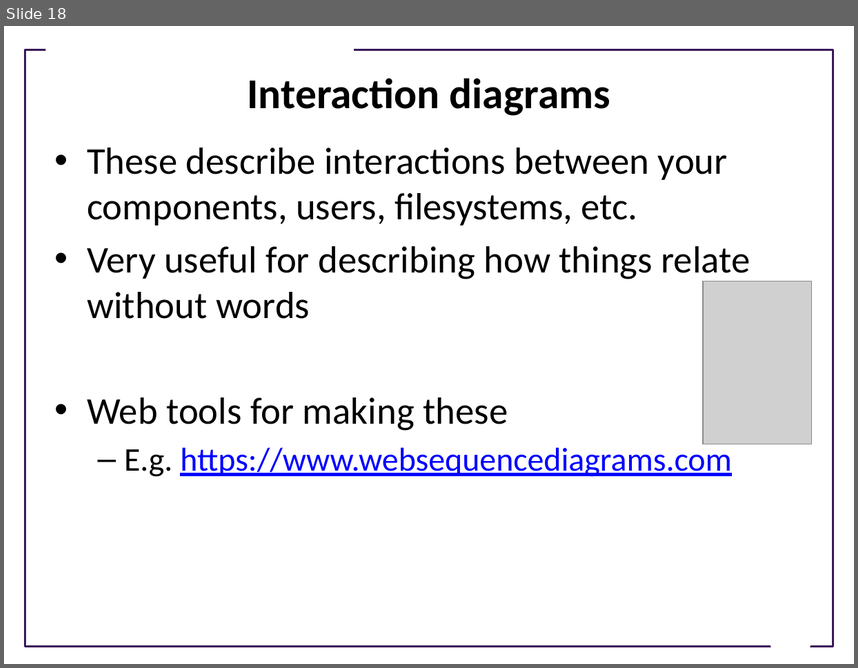
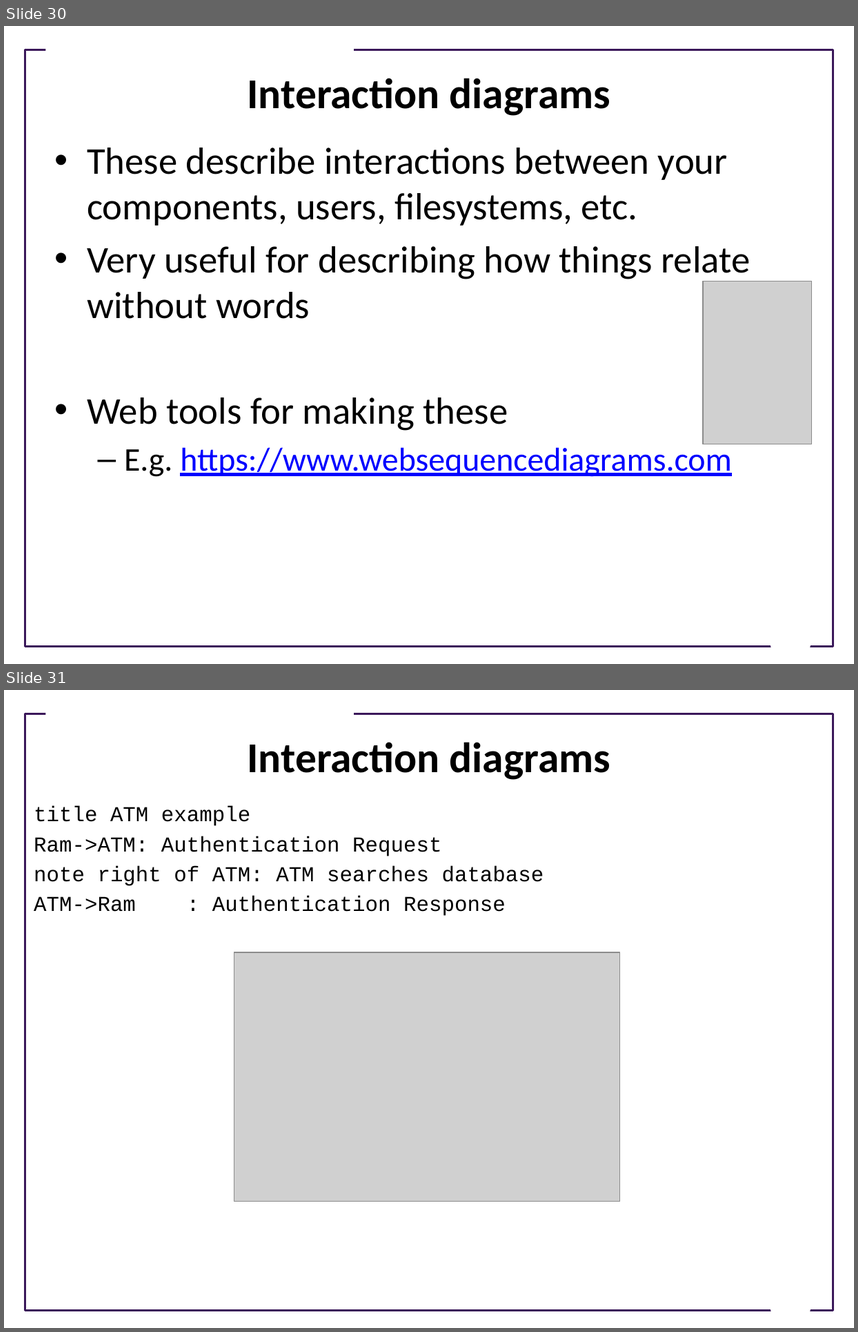
Before and after one commit to UWDIRECT/UWDIRECT.github.io, a slide deck: Wi21_content/SEDS/L10.Software_Design.pptx. Shown one above the other, each under a label of ours: slide 18 before the commit, slides 30 and 31 after it. The pictures are 858x668 and 858x1332 pixels, drawn with LibreOffice and Linux fonts; fonts in the diff are those of the drawing; grey boxes stand for pictures; background and template pictures are left out. Boxes give left, top, right and bottom in pixels: in the first picture for what was removed or moved away, otherwise in the second. Text is boxed around its words. In the diff, an @@ line names an element or a change of style, - is before the commit and + after.

```diff
--- a/Wi21_content/SEDS/L10.Software_Design.pptx
+++ b/Wi21_content/SEDS/L10.Software_Design.pptx
@@ slide 31 added at [4, 690, 854, 1328], background #FFFFFF; not listed: 3 template elements that a slide beside it also shows @@
@@ title added at [248, 742, 611, 780], 36 pt, text #000000, bold @@
+Interaction diagrams
@@ text added at [34, 806, 544, 916], 18 pt, text #000000 @@
+title ATM example
+Ram->ATM: Authentication Request
+note right of ATM: ATM searches database
+ATM->Ram : Authentication Response
@@ picture added at [234, 952, 620, 1201] @@
@@ what was slide 18 is now slide 30 @@
```
Also in this commit, not shown: 6 slides changed, 15 other slides added, 1 slide removed.
